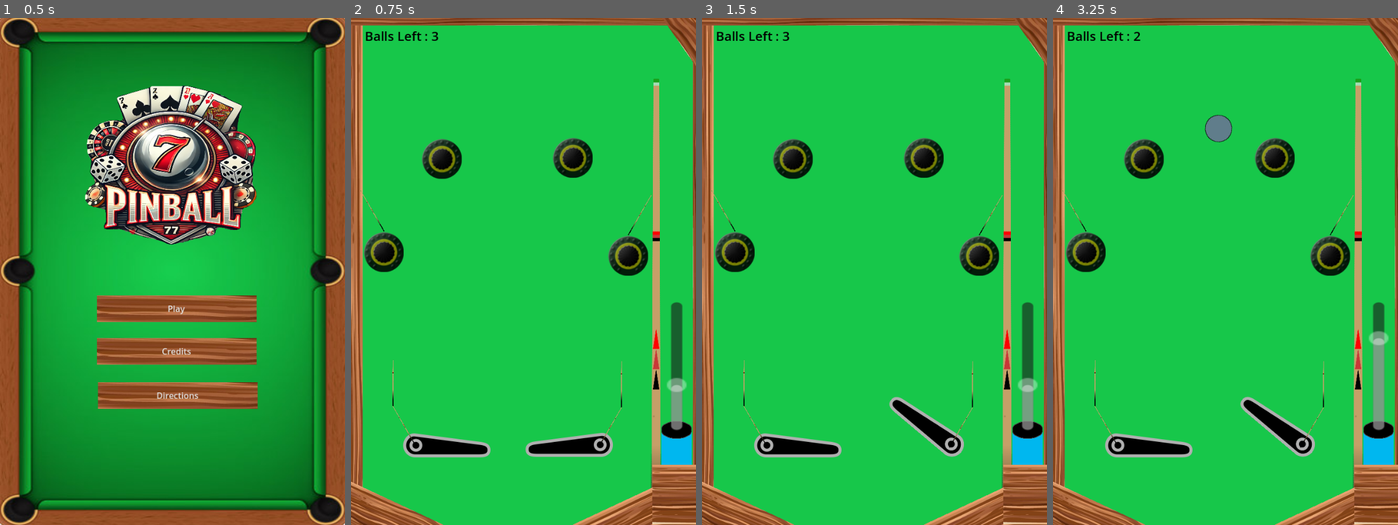
Above: before the commit, frames 1-4 (left to right).
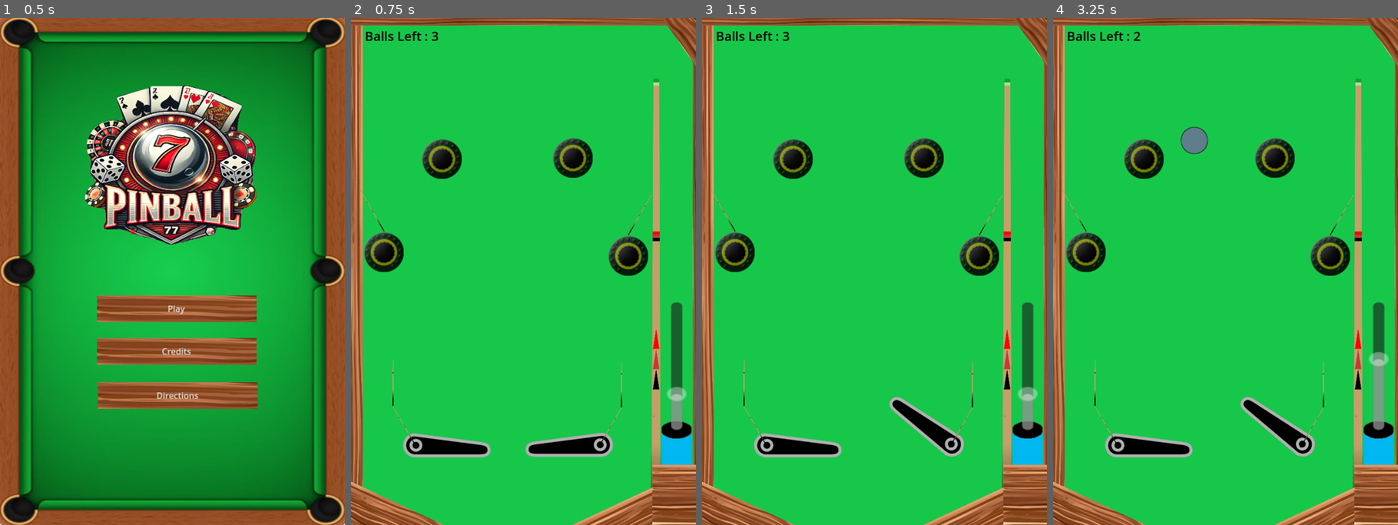
Above: after the commit, the same moments.

Repository: bsu-cs315/fp-team1-pinball
Game: Godot game, scene res://Title screen/title_screen.tscn
The game is run twice, just before and just after one commit, with the same random seed, the same clock (stepped at 60 frames per second) and the same inputs. Sound files missing from this copy of the repository are replaced by a short silence.
Inputs:
- Up to frame 1 (0.5 s): no input
- Up to frame 2 (0.75 s): click "Play" at 0.5 s
- Up to frame 3 (1.5 s): tap Enter at 1.25 s; hold E (right_flipper) from 1.28 s (still down); hold Space (launch) from 1.28 s (still down)
- Up to frame 4 (3.25 s): release E (right_flipper) at 2.03 s; release Space (launch) at 2.03 s; hold Q (left_flipper) 2.03-2.78 s; tap Space (launch) at 2.1 s; hold E (right_flipper) from 2.78 s (still down); hold Space (launch) from 2.78 s (still down)

Frame 1 is identical in both runs. In frame 2, 0.2% of the frame differs, in the area x 91-98%, y 70-76%; in frame 3, 0.2%; in frame 4, 1.0%, in the area x 36-98%, y 19-69%.

Commit message:
Change max power

Diff:
--- a/project/launcher/launcher.gd
+++ b/project/launcher/launcher.gd
@@ -5,7 +5,7 @@
 
 var power := 1500.0
 @export var min_power := 1400.0
-@export var max_power := 1700.0
+@export var max_power := 1800.0
 var power_charge_rate := 500.0
 var _current_ball: RigidBody2D = null
 var rng = RandomNumberGenerator.new()
